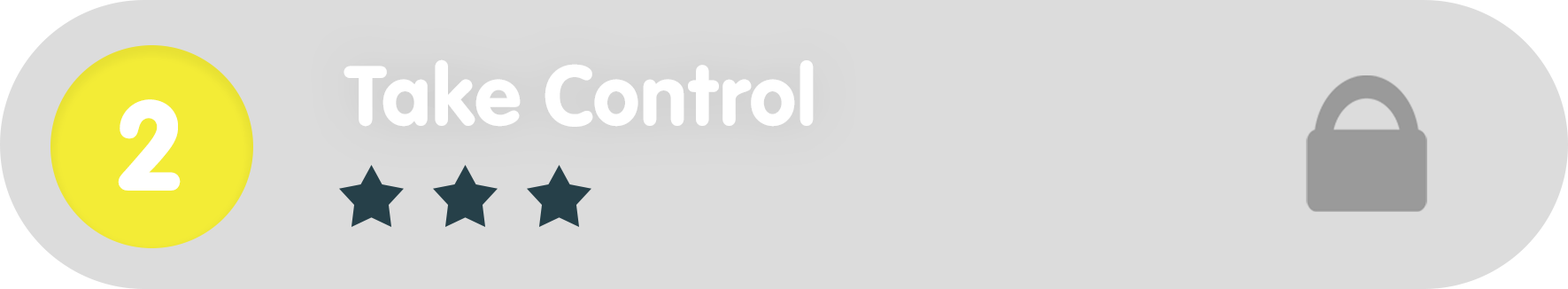
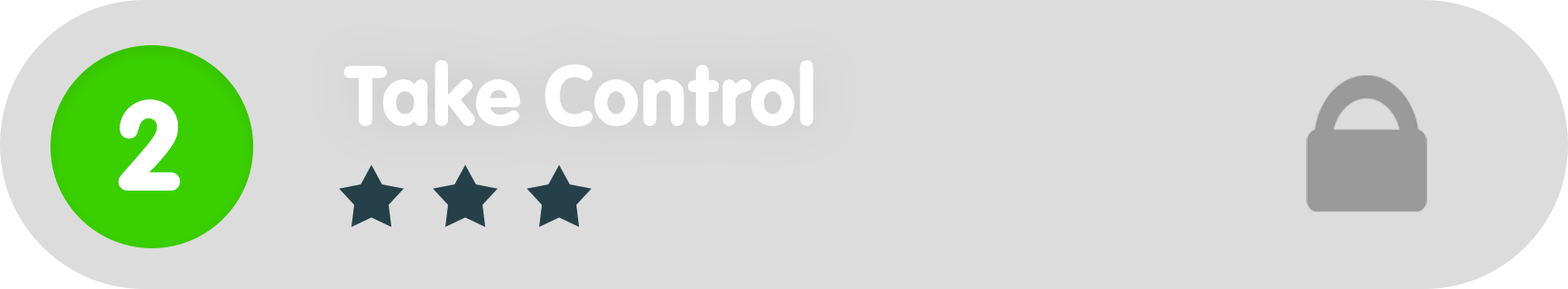
Revision of a layered 1568x289 image; what changed, layer by layer:
painted on "Ellipse_green" over [50, 45, 254, 248]
